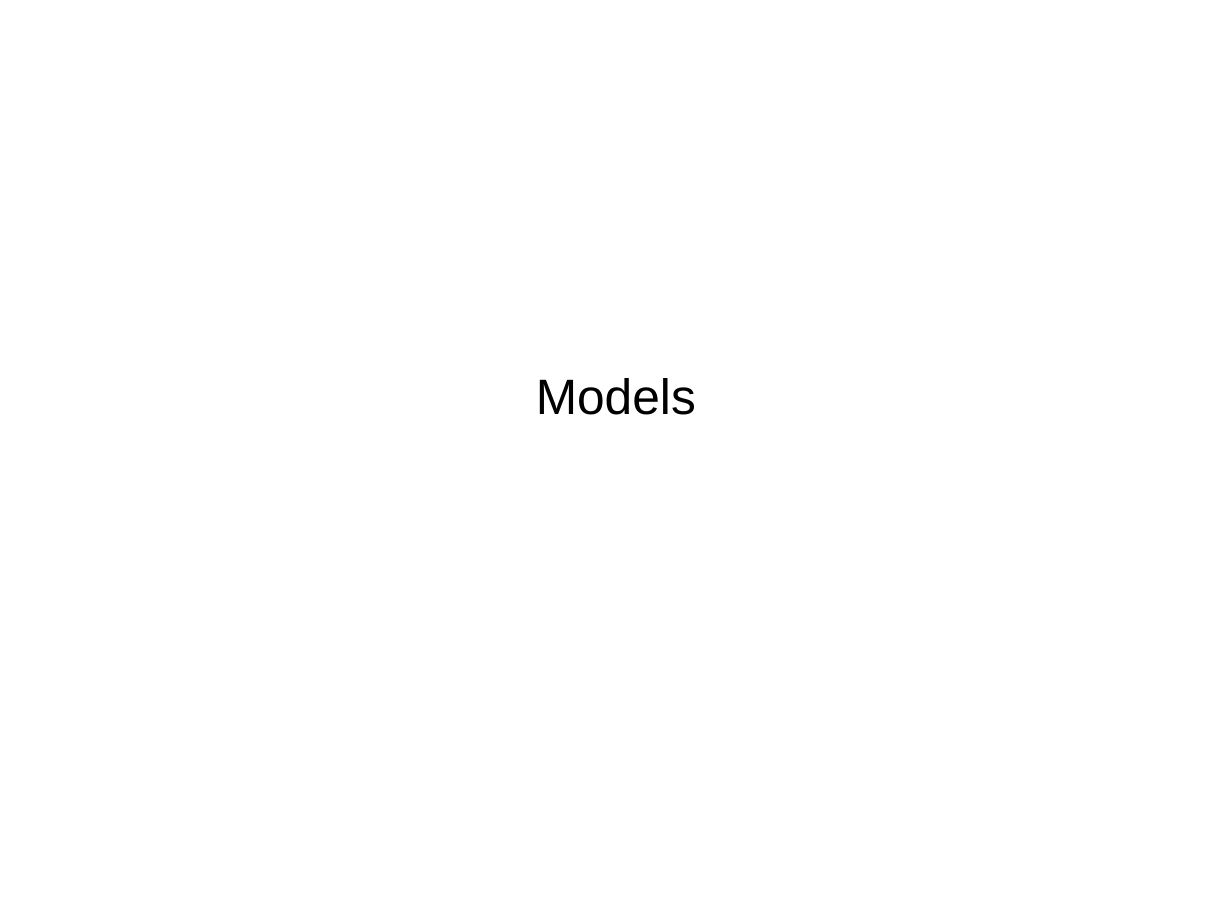
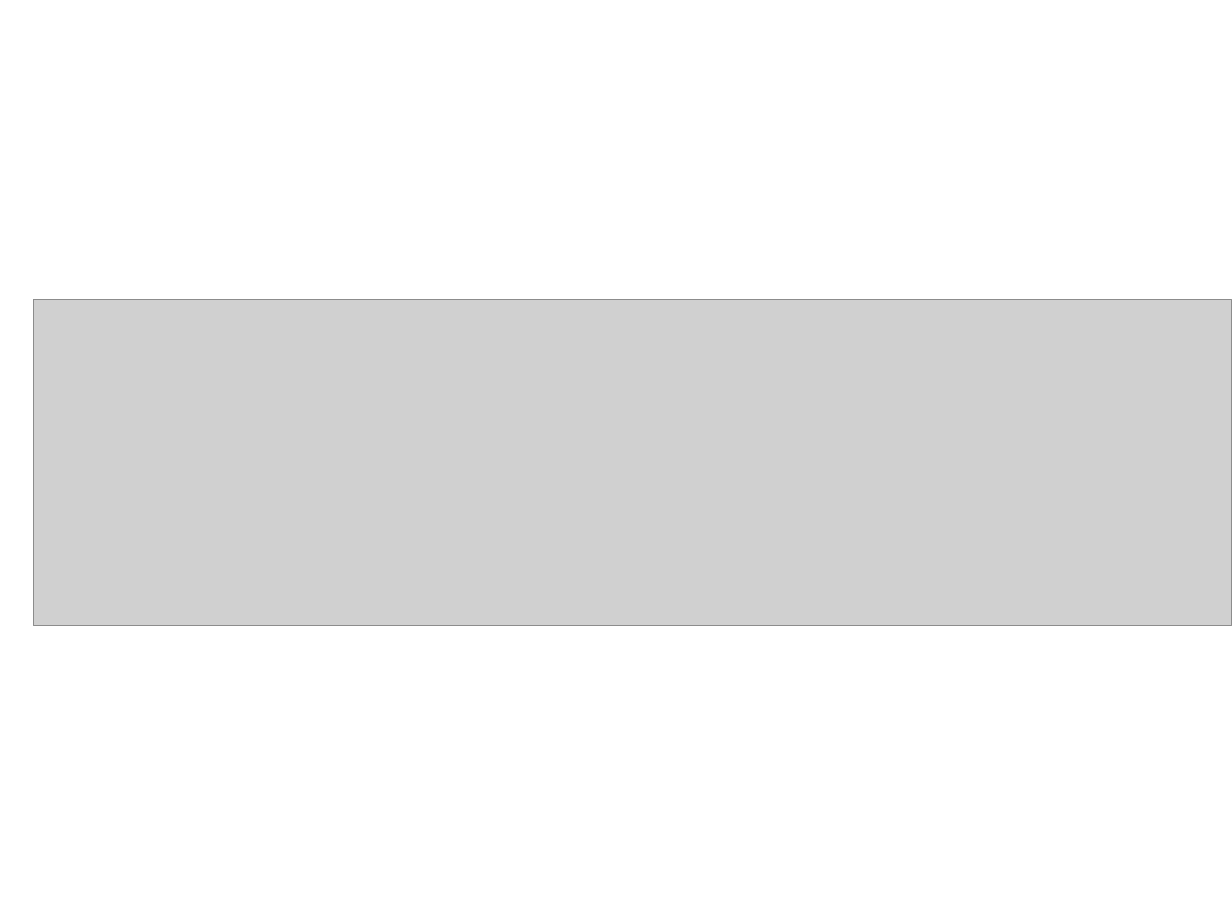
Before and after one commit to amueller/talks_odt, a slide deck: slide 33 of introduction_to_ml_with_python_bnl_2016.odp. Drawn at 1232x924 pixels with LibreOffice and Linux fonts; fonts in the diff are those of the drawing; grey boxes stand for pictures. Boxes give left, top, right and bottom in pixels: in the first picture for what was removed or moved away, otherwise in the second. Text is boxed around its words. In the diff, an @@ line names an element or a change of style, - is before the commit and + after.

Commit message:
more figures

```diff
--- a/introduction_to_ml_with_python_bnl_2016.odp
+++ b/introduction_to_ml_with_python_bnl_2016.odp
@@ picture added at [34,300,1232,626] @@
@@ subtitle removed at [536,378,696,415] @@
-Models
```
Also in this commit, not shown: 3 other slides changed, 17 slides added, 17 slides removed.
